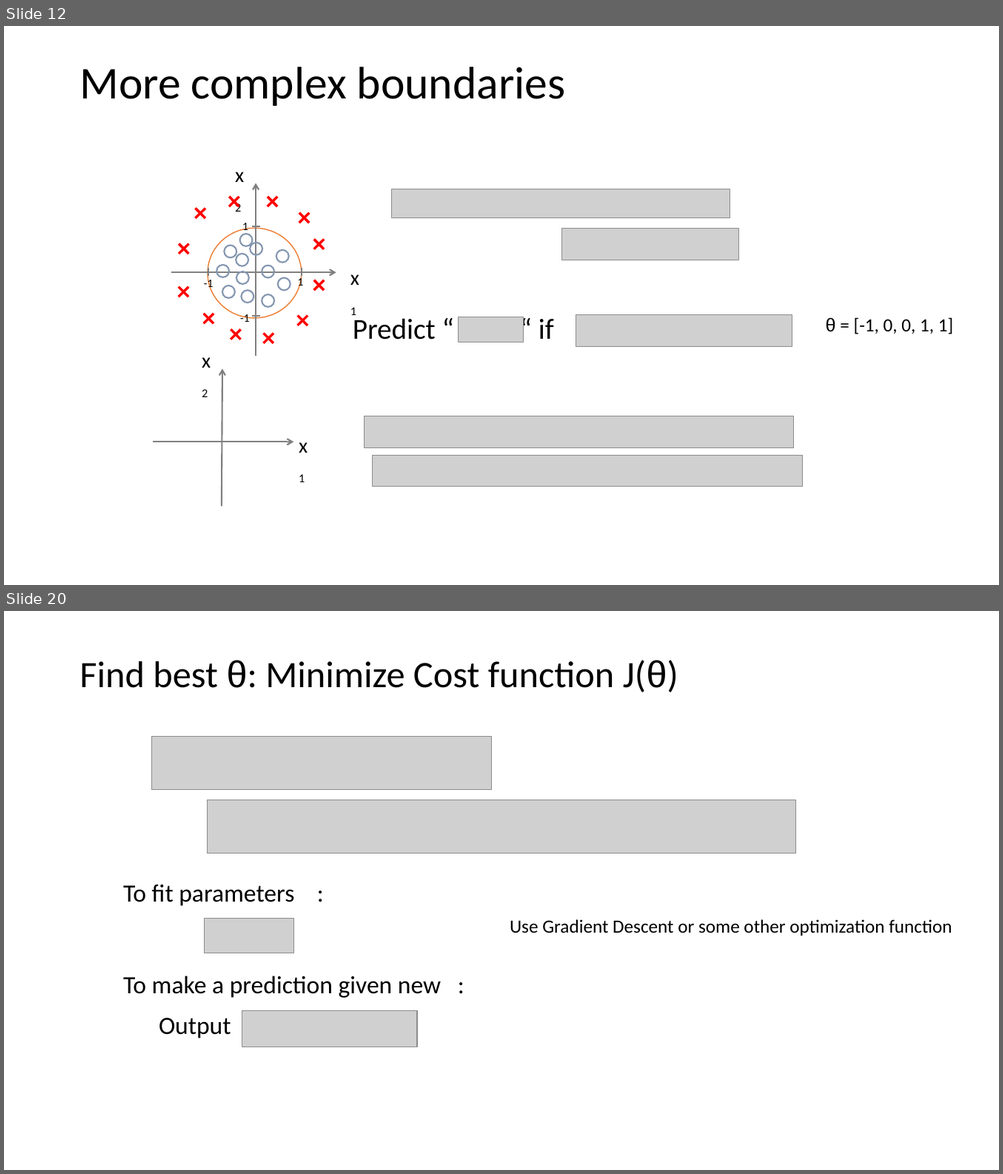
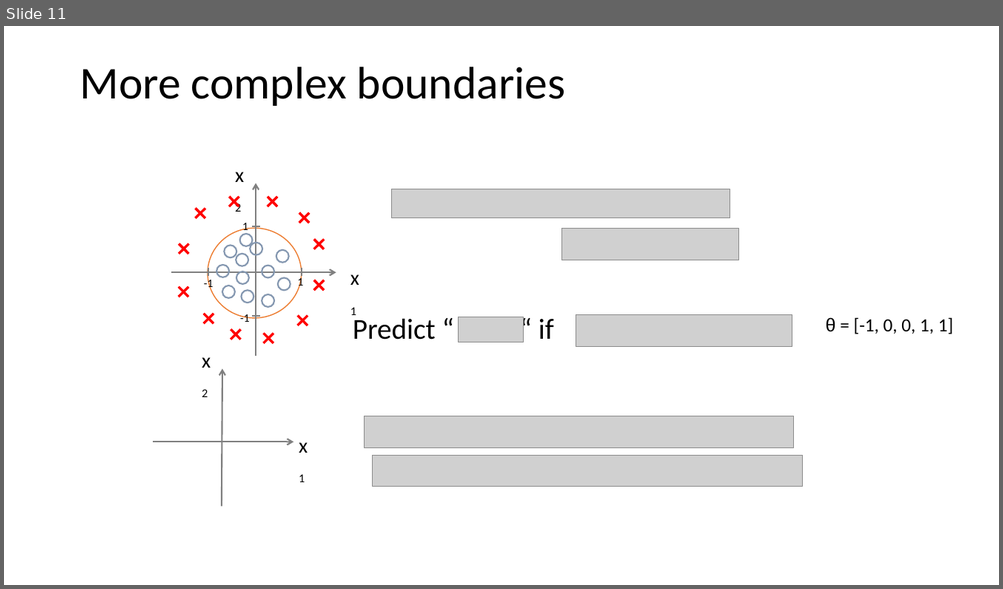
Before and after one commit to ICBI/AIMAHEAD_GU, a slide deck: Courses/ML_Concepts/Module_01_Introduction_to_Classification/Module_01_Introduction_to_Classification_02_LogisticRegression.pptx. Shown one above the other, each under a label of ours: slides 12 and 20 before the commit, slide 11 after it; the slides between them are not shown. The pictures are 1003x1174 and 1003x589 pixels, drawn with LibreOffice and Linux fonts; fonts in the diff are those of the drawing; grey boxes stand for pictures; background and template pictures are left out. Boxes give left, top, right and bottom in pixels: in the first picture for what was removed or moved away, otherwise in the second. Text is boxed around its words. In the diff, an @@ line names an element or a change of style, - is before the commit and + after.

```diff
--- a/Courses/ML_Concepts/Module_01_Introduction_to_Classification/Module_01_Introduction_to_Classification_02_LogisticRegression.pptx
+++ b/Courses/ML_Concepts/Module_01_Introduction_to_Classification/Module_01_Introduction_to_Classification_02_LogisticRegression.pptx
@@ slide 20 removed at bbox=[4, 611, 999, 1170], background #FFFFFF @@
@@ title removed at bbox=[79, 660, 678, 692] @@
-Find best θ: Minimize Cost function J(θ)
@@ picture removed at bbox=[152, 736, 492, 789] @@
@@ picture removed at bbox=[207, 800, 796, 854] @@
@@ text removed at bbox=[123, 884, 294, 906] @@
-To fit parameters :
@@ picture removed at bbox=[204, 918, 294, 954] @@
@@ text removed at bbox=[509, 920, 951, 936] @@
-Use Gradient Descent or some other optimization function
@@ text removed at bbox=[123, 976, 441, 998] @@
-To make a prediction given new :
@@ text removed at bbox=[159, 1018, 231, 1039] @@
-Output
@@ picture removed at bbox=[242, 1011, 418, 1048] @@
@@ what was slide 12 is now slide 11 @@
```
Also in this commit, not shown: 8 other slides removed, 4 other files.
